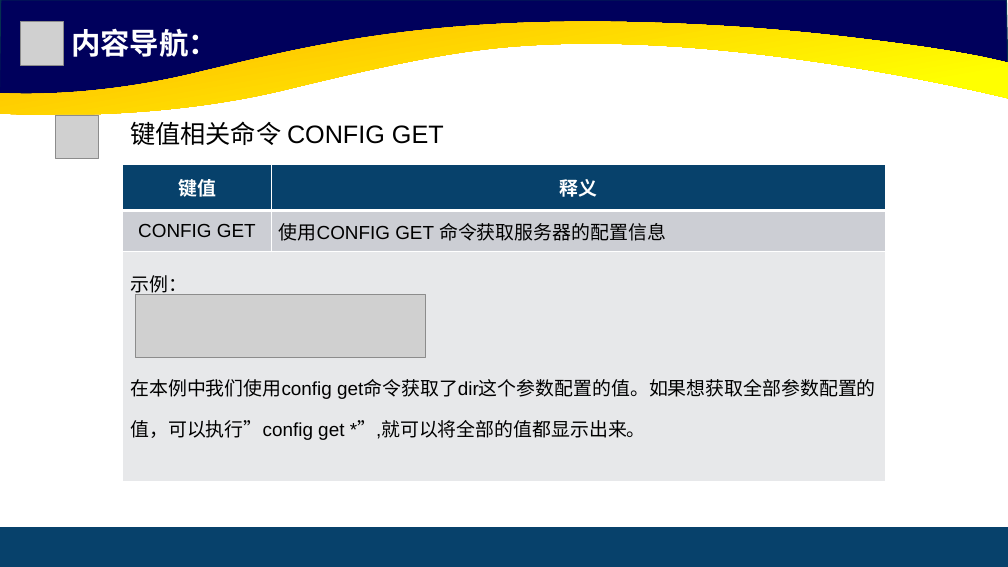
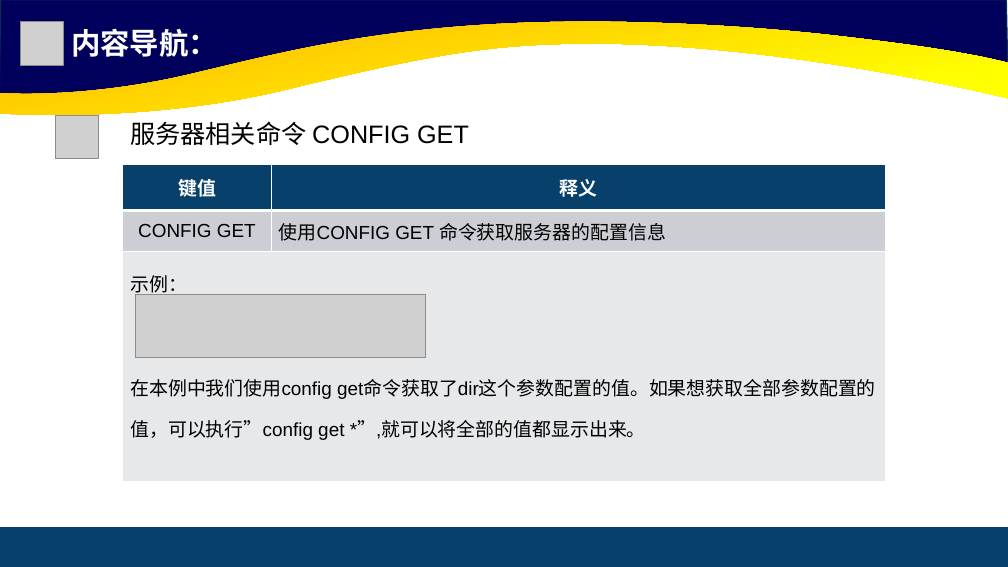
Before and after one commit to cxinping/Redis, a slide deck: slide 31 of ppt/第3章 Redis常用命令.pptx. Drawn at 1008x567 pixels with LibreOffice and Linux fonts; fonts in the diff are those of the drawing; grey boxes stand for pictures. Boxes give left, top, right and bottom in pixels: in the first picture for what was removed or moved away, otherwise in the second. Text is boxed around its words. In the diff, an @@ line names an element or a change of style, - is before the commit and + after.

```diff
--- a/ppt/第3章 Redis常用命令.pptx
+++ b/ppt/第3章 Redis常用命令.pptx
@@ text at (x1=130, y1=121, x2=469, y2=145): text changed @@
-键值相关命令 CONFIG GET
+服务器相关命令 CONFIG GET
```
Also in this commit, not shown: 10 other slides changed.
